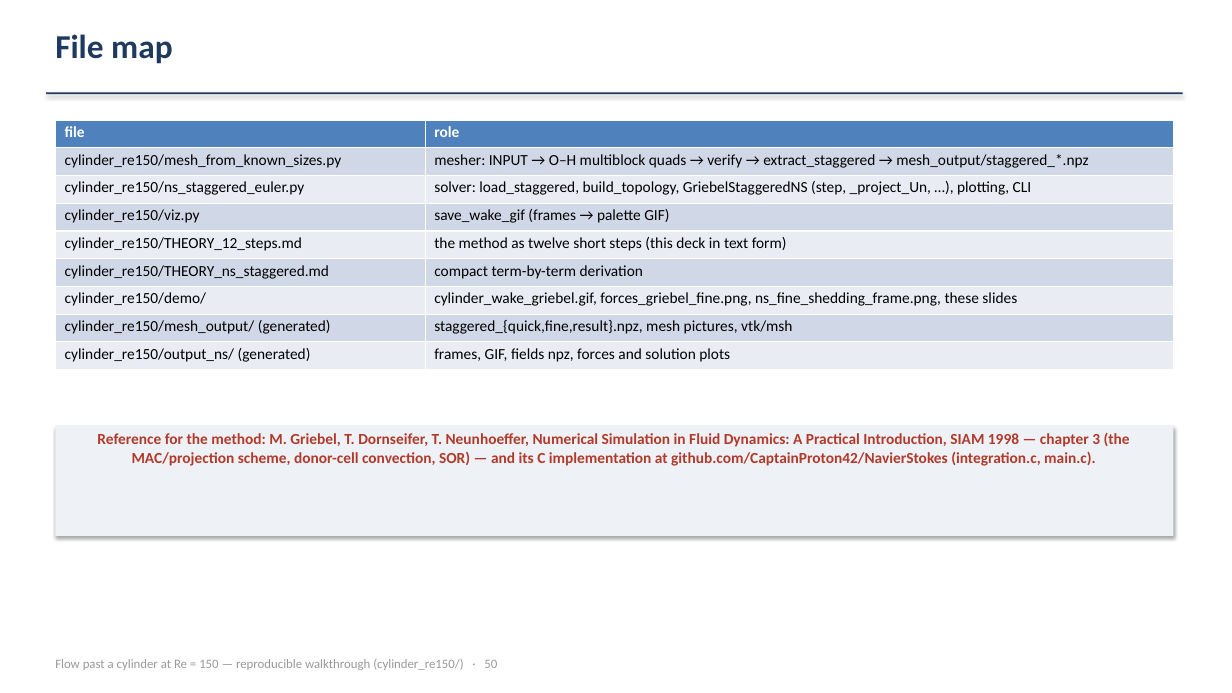
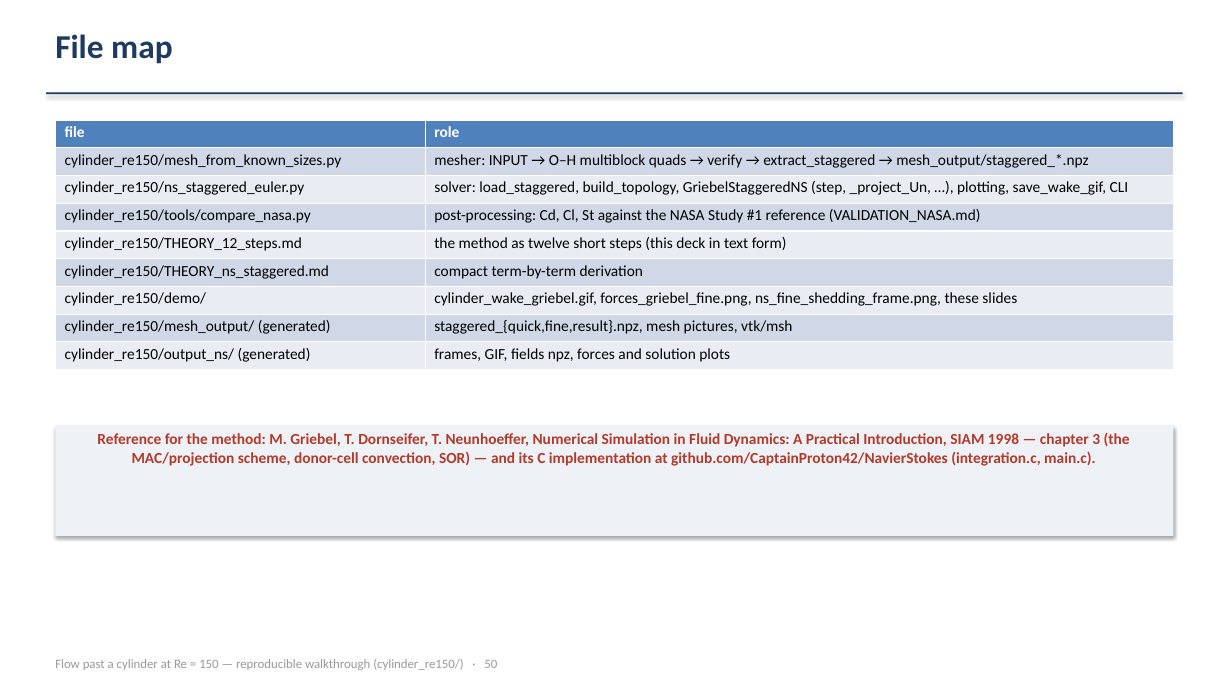
Before and after one commit to ichanwaheng/LES_working, a slide deck: slide 50 of cylinder_re150/demo/ns_staggered_tutorial.pptx. Drawn at 1232x693 pixels with LibreOffice and Linux fonts; fonts in the diff are those of the drawing. Boxes give left, top, right and bottom in pixels: in the first picture for what was removed or moved away, otherwise in the second. Text is boxed around its words. In the diff, an @@ line names an element or a change of style, - is before the commit and + after.

```diff
--- a/cylinder_re150/demo/ns_staggered_tutorial.pptx
+++ b/cylinder_re150/demo/ns_staggered_tutorial.pptx
@@ table at [55, 120, 1174, 370] @@
-row 3, column 2: solver: load_staggered, build_topology, GriebelStaggeredNS (step, _project_Un, …), plotting, CLI
+row 3, column 2: solver: load_staggered, build_topology, GriebelStaggeredNS (step, _project_Un, …), plotting, save_wake_gif, CLI
-row 4, column 1: cylinder_re150/viz.py
+row 4, column 1: cylinder_re150/tools/compare_nasa.py
-row 4, column 2: save_wake_gif (frames → palette GIF)
+row 4, column 2: post-processing: Cd, Cl, St against the NASA Study #1 reference (VALIDATION_NASA.md)
```
Also in this commit, not shown: 1 other file.
